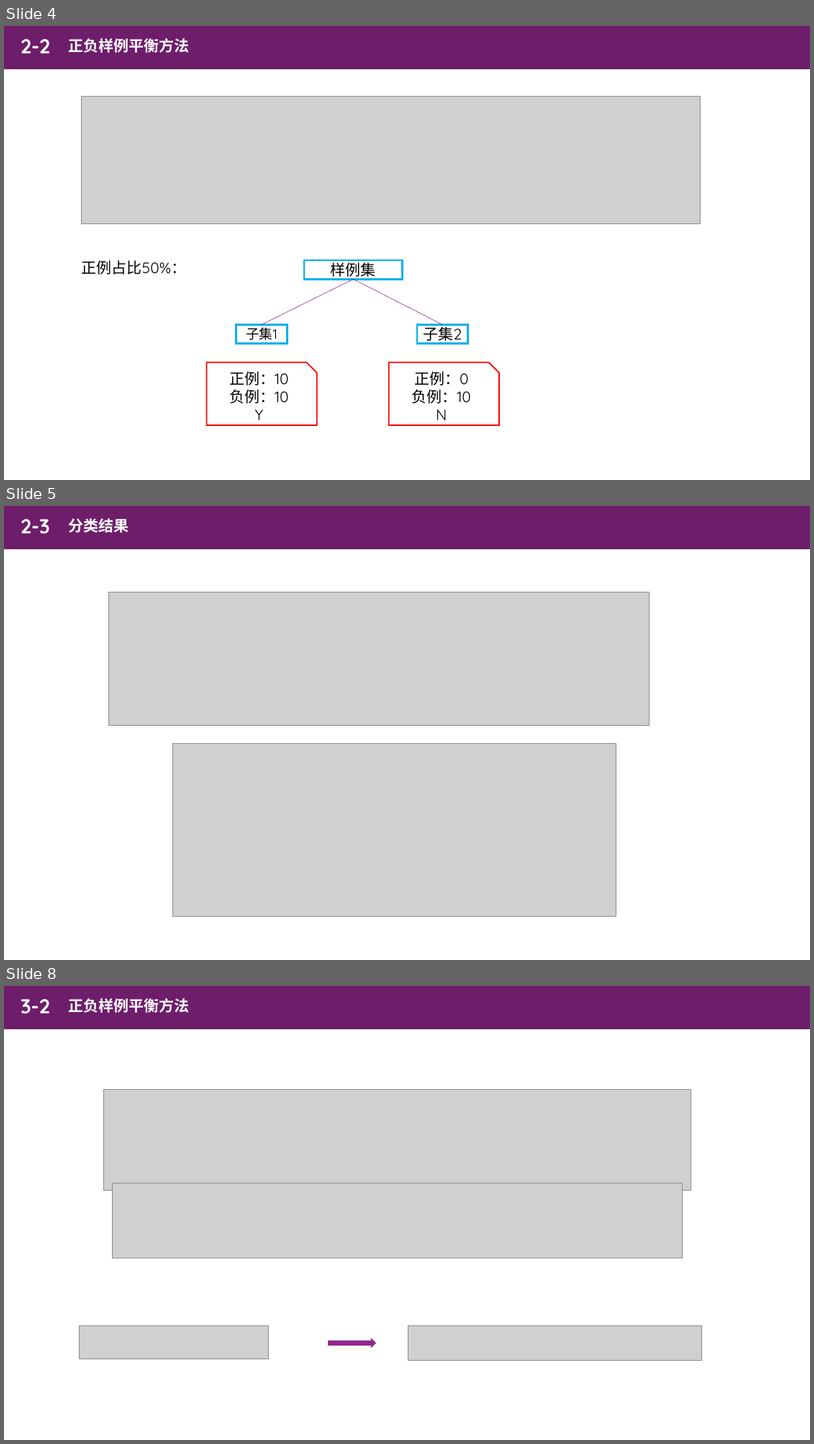
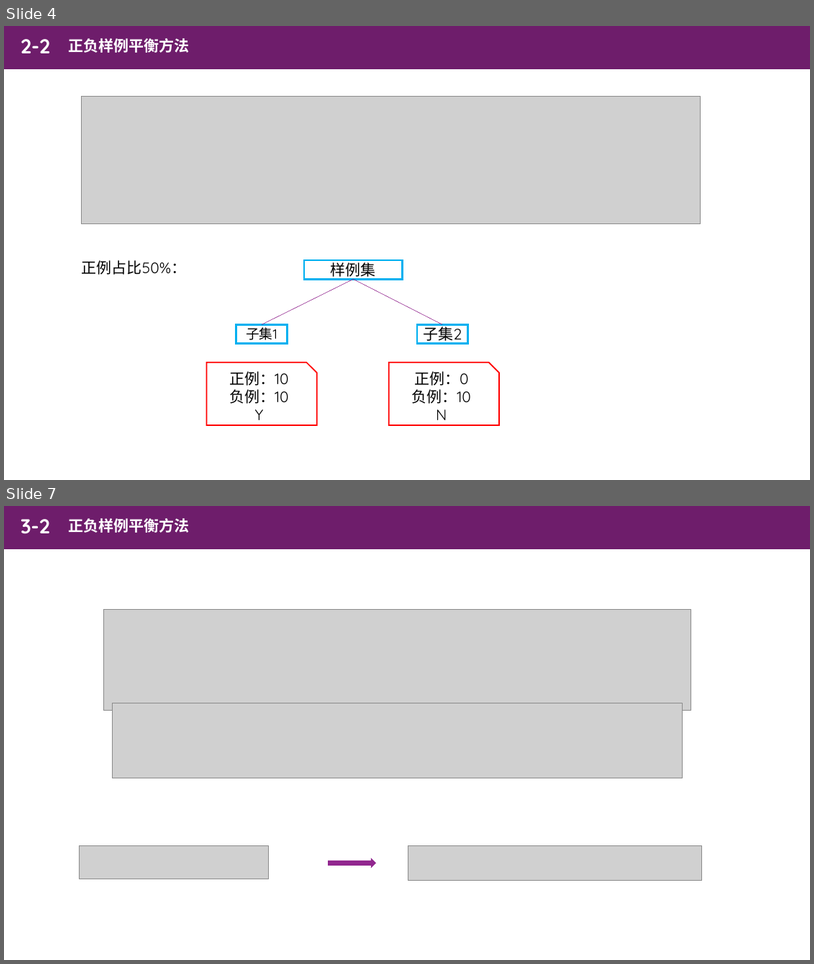
Before and after one commit to cuiods/DataRepository, a slide deck: Homework2/BankClassify/doc/数据仓库报告.pptx. Shown one above the other, each under a label of ours: slides 4, 5 and 8 before the commit, slides 4 and 7 after it; the slides between them are not shown. The pictures are 814x1444 and 814x964 pixels, drawn with LibreOffice and Linux fonts; fonts in the diff are those of the drawing; grey boxes stand for pictures. Boxes give left, top, right and bottom in pixels: in the first picture for what was removed or moved away, otherwise in the second. Text is boxed around its words. In the diff, an @@ line names an element or a change of style, - is before the commit and + after.

```diff
--- a/Homework2/BankClassify/doc/数据仓库报告.pptx
+++ b/Homework2/BankClassify/doc/数据仓库报告.pptx
@@ slide 5 removed at <box>4,506,810,960</box>, background #FFFFFF; not listed: 1 template element that a slide beside it also shows @@
@@ text removed at <box>21,519,50,534</box> @@
-2-3
@@ text removed at <box>69,518,129,533</box> @@
-分类结果
@@ picture removed at <box>108,592,650,726</box> @@
@@ picture removed at <box>172,743,616,916</box> @@
@@ what was slide 8 is now slide 7 @@
```
Also in this commit, not shown: 6 slides changed, 1 other file.
